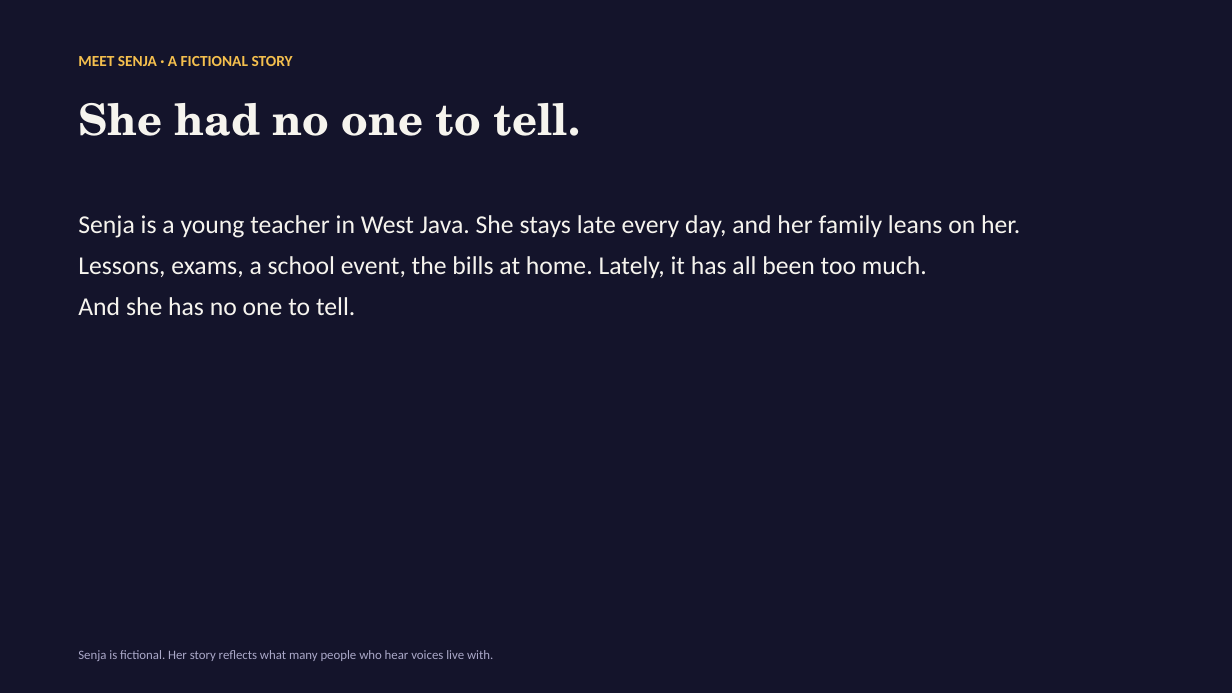
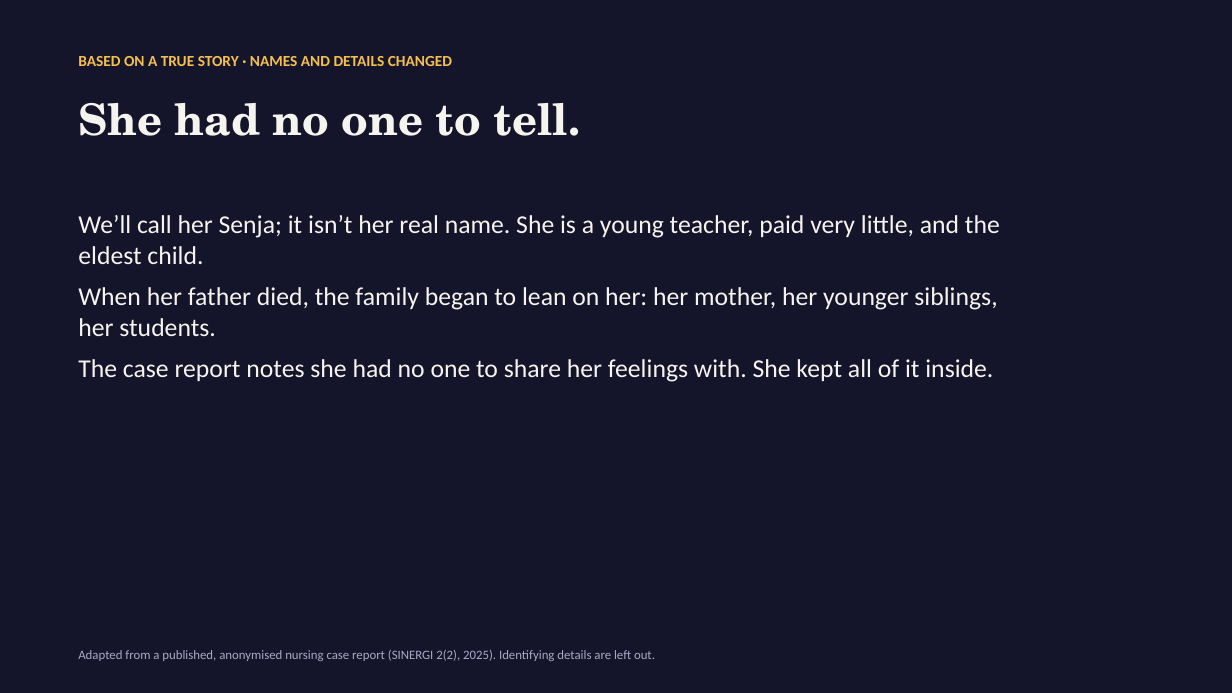
Before and after one commit to Atatron/Say-It-Louder, a slide deck: slide 2 of deck/You_Yourself_Pitch.pptx. Drawn at 1232x693 pixels with LibreOffice and Linux fonts; fonts in the diff are those of the drawing. Boxes give left, top, right and bottom in pixels: in the first picture for what was removed or moved away, otherwise in the second. Text is boxed around its words. In the diff, an @@ line names an element or a change of style, - is before the commit and + after.

```diff
--- a/deck/You_Yourself_Pitch.pptx
+++ b/deck/You_Yourself_Pitch.pptx
@@ text at <box>78,56,452,66</box>: text changed @@
-MEET SENJA · A FICTIONAL STORY
+BASED ON A TRUE STORY · NAMES AND DETAILS CHANGED
@@ text at <box>78,215,1000,382</box>: text changed @@
-Senja is a young teacher in West Java. She stays late every day, and her family leans on her.
-Lessons, exams, a school event, the bills at home. Lately, it has all been too much.
-And she has no one to tell.
+We’ll call her Senja; it isn’t her real name. She is a young teacher, paid very little, and the eldest child.
+When her father died, the family began to lean on her: her mother, her younger siblings, her students.
+The case report notes she had no one to share her feelings with. She kept all of it inside.
@@ text at <box>78,650,655,661</box>: text changed @@
-Senja is fictional. Her story reflects what many people who hear voices live with.
+Adapted from a published, anonymised nursing case report (SINERGI 2(2), 2025). Identifying details are left out.
```
Also in this commit, not shown: 4 other slides changed, 25 other files.
